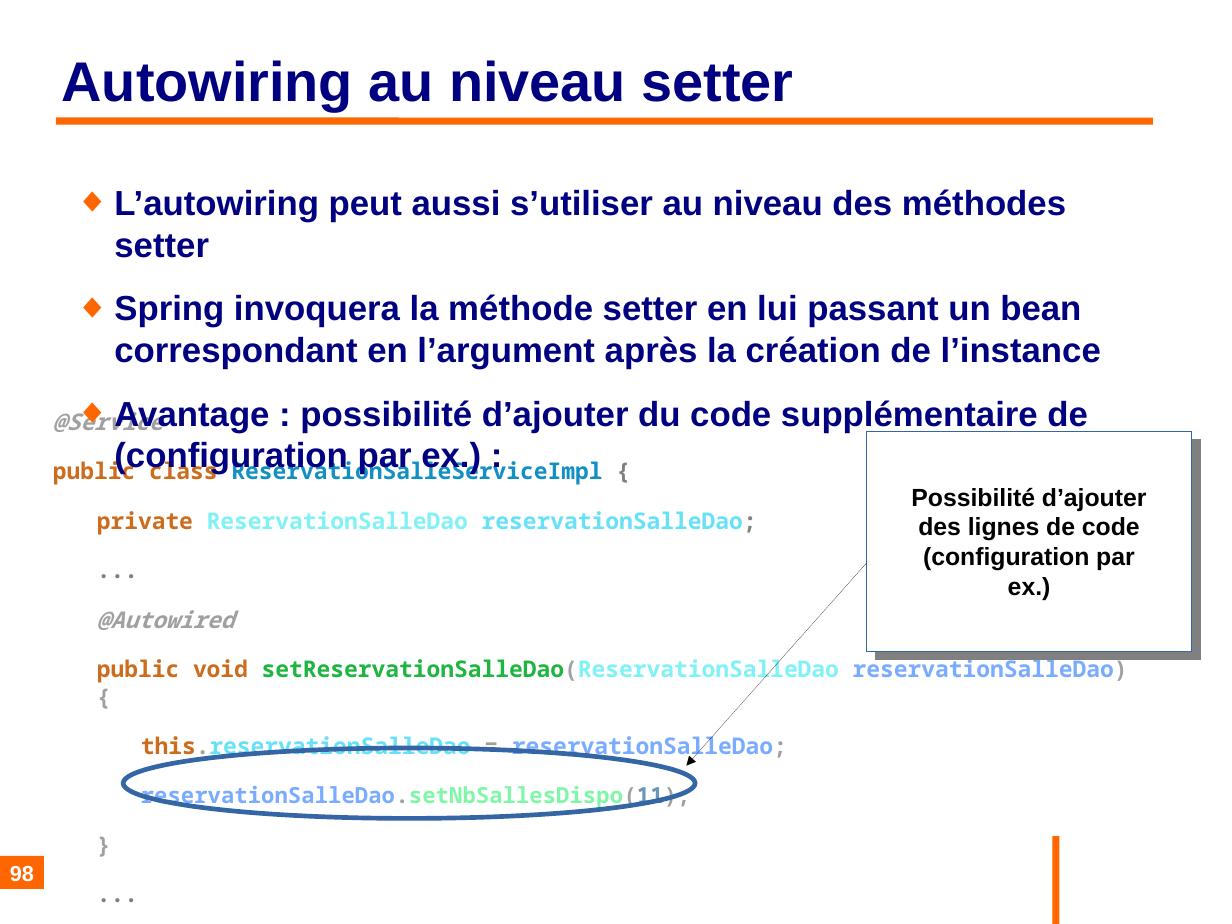
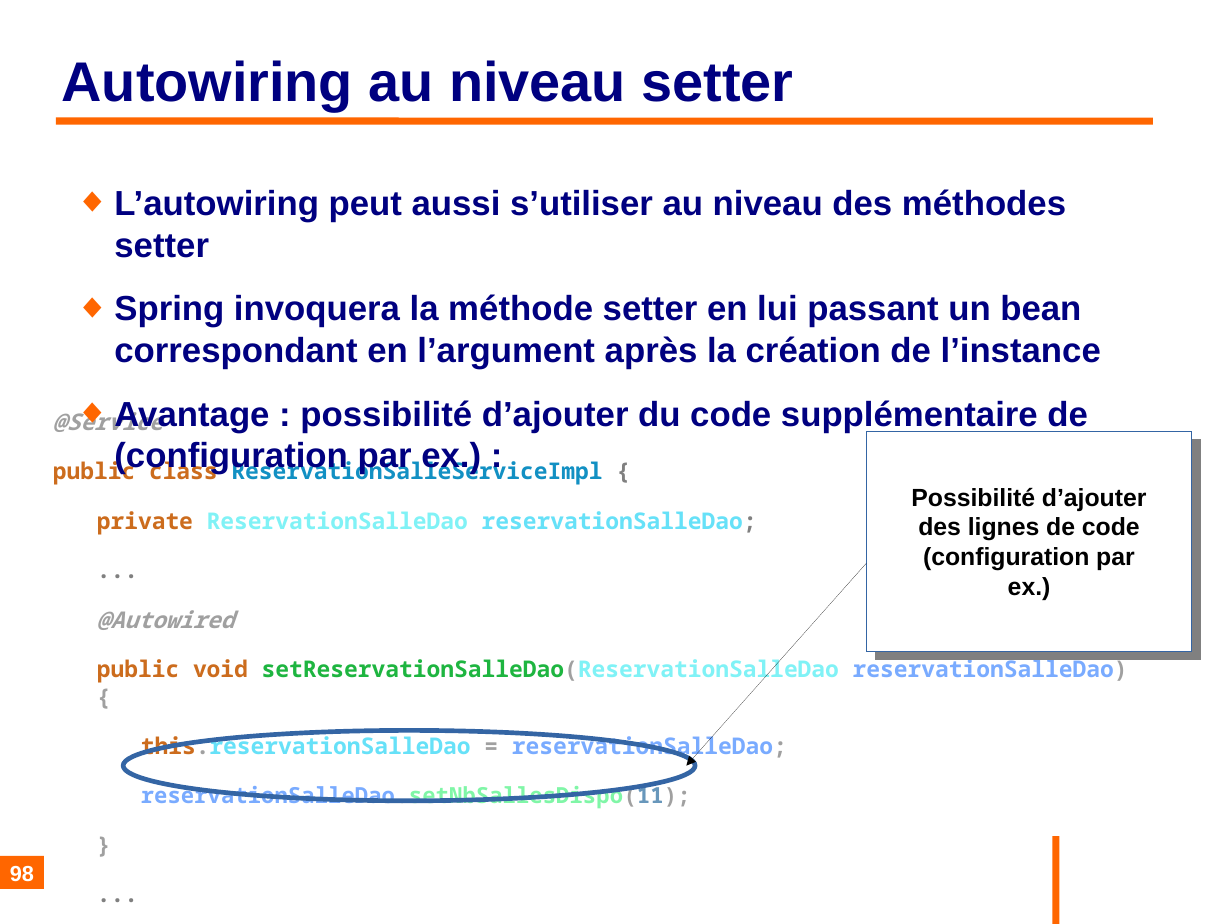
Before and after one commit to philphils/formation-spring, a slide deck: slide 98 of Documentation/diapo_formation_spring.odp. Drawn at 1232x924 pixels with LibreOffice and Linux fonts; fonts in the diff are those of the drawing; background and template pictures are left out. Boxes give left, top, right and bottom in pixels: in the first picture for what was removed or moved away, otherwise in the second. Text is boxed around its words. In the diff, an @@ line names an element or a change of style, - is before the commit and + after.

```diff
--- a/Documentation/diapo_formation_spring.odp
+++ b/Documentation/diapo_formation_spring.odp
@@ ellipse: place and size @@
-ellipse at box(123, 748, 695, 818)
+ellipse at box(123, 731, 695, 802)
```
Also in this commit, not shown: 1 slide added.
